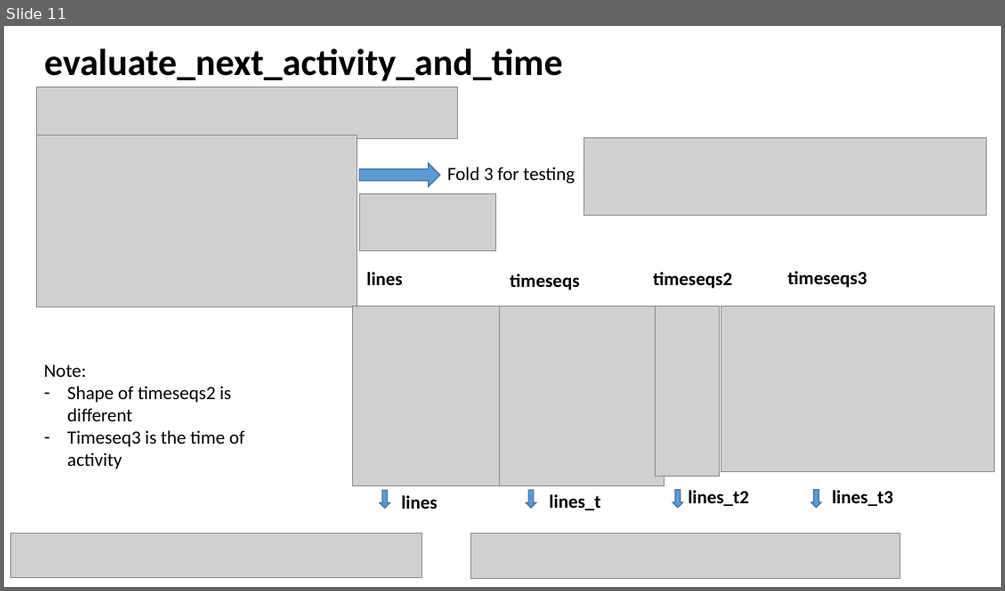
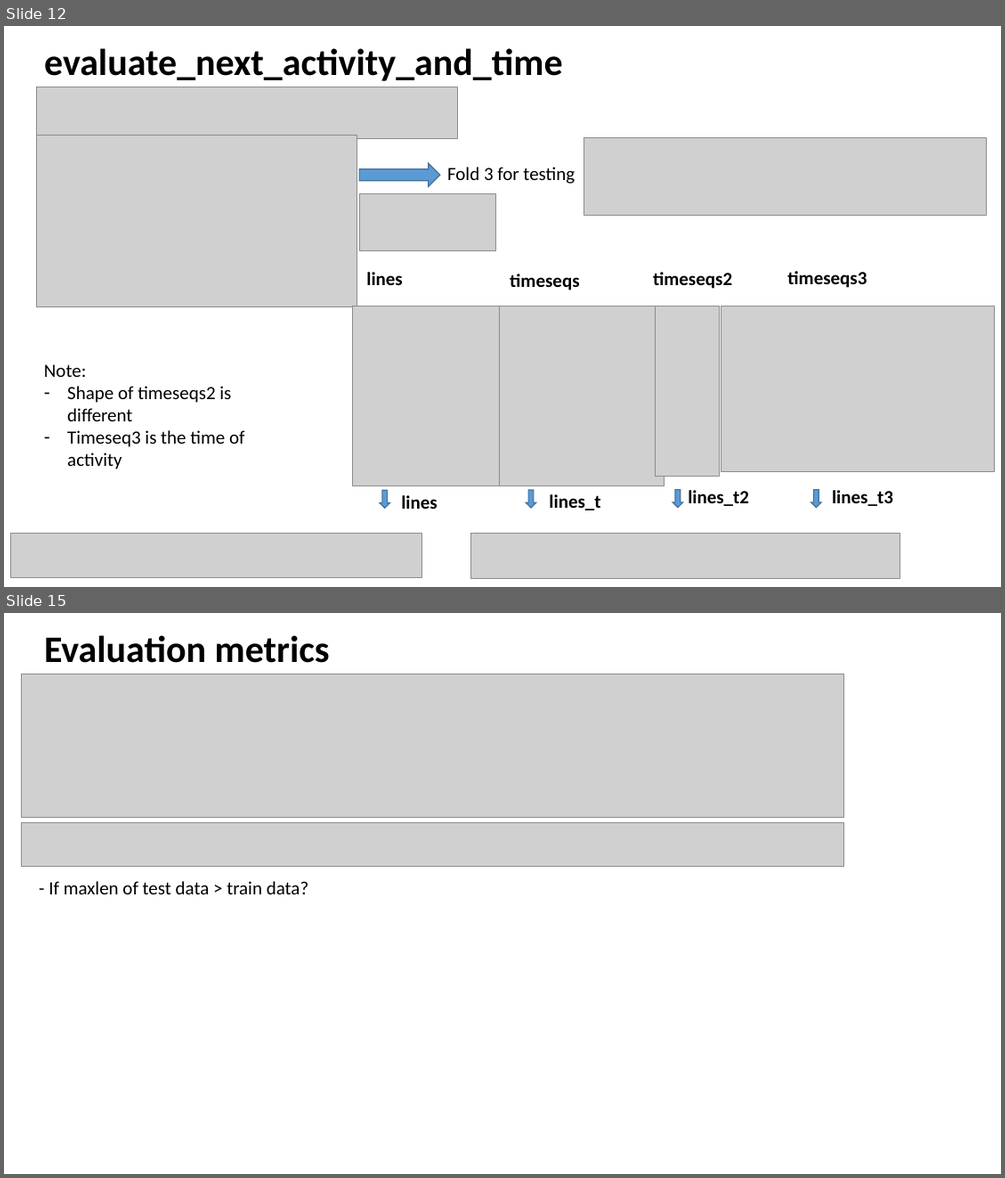
Before and after one commit to guptam/process-sequence, a slide deck: report.pptx. Shown one above the other, each under a label of ours: slide 11 before the commit, slides 12 and 15 after it; the slides between them are not shown. The pictures are 1005x591 and 1005x1178 pixels, drawn with LibreOffice and Linux fonts; fonts in the diff are those of the drawing; grey boxes stand for pictures. Boxes give left, top, right and bottom in pixels: in the first picture for what was removed or moved away, otherwise in the second. Text is boxed around its words. In the diff, an @@ line names an element or a change of style, - is before the commit and + after.

```diff
--- a/report.pptx
+++ b/report.pptx
@@ slide 15 added at box(4, 613, 1001, 1174), background #FFFFFF @@
@@ title added at box(44, 635, 330, 663), 36 pt, text #000000, bold @@
+Evaluation metrics
@@ picture added at box(21, 674, 844, 817) @@
@@ picture added at box(21, 823, 844, 867) @@
@@ text added at box(48, 881, 308, 894), 18 pt, text #000000 @@
+- If maxlen of test data > train data?
@@ what was slide 11 is now slide 12 @@
```
Also in this commit, not shown: 2 slides changed, 3 other slides added, 1 slide removed.
